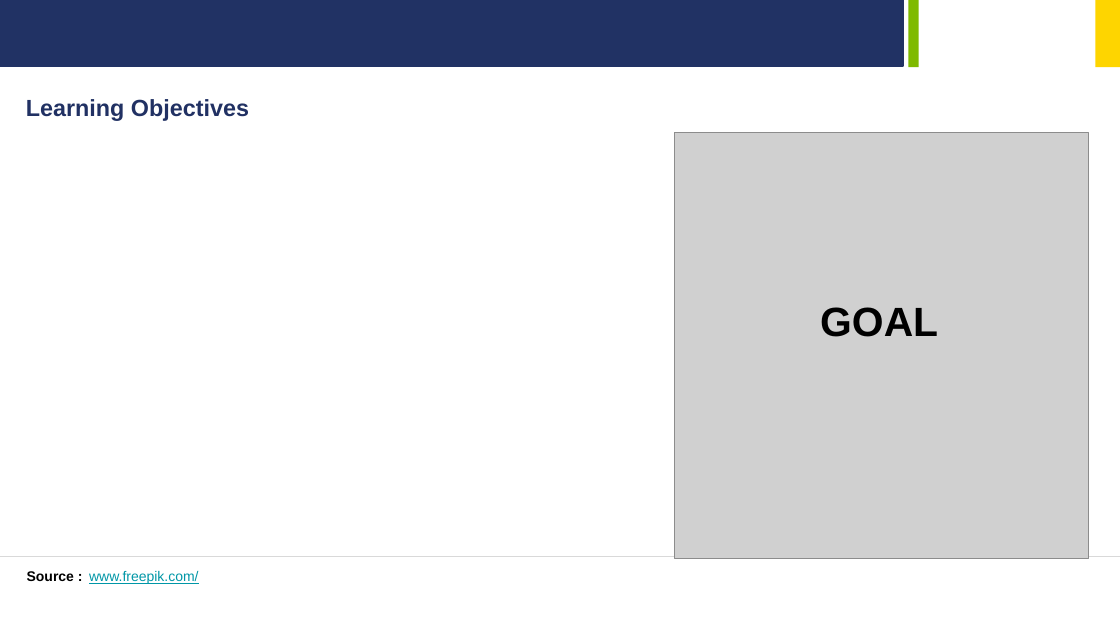
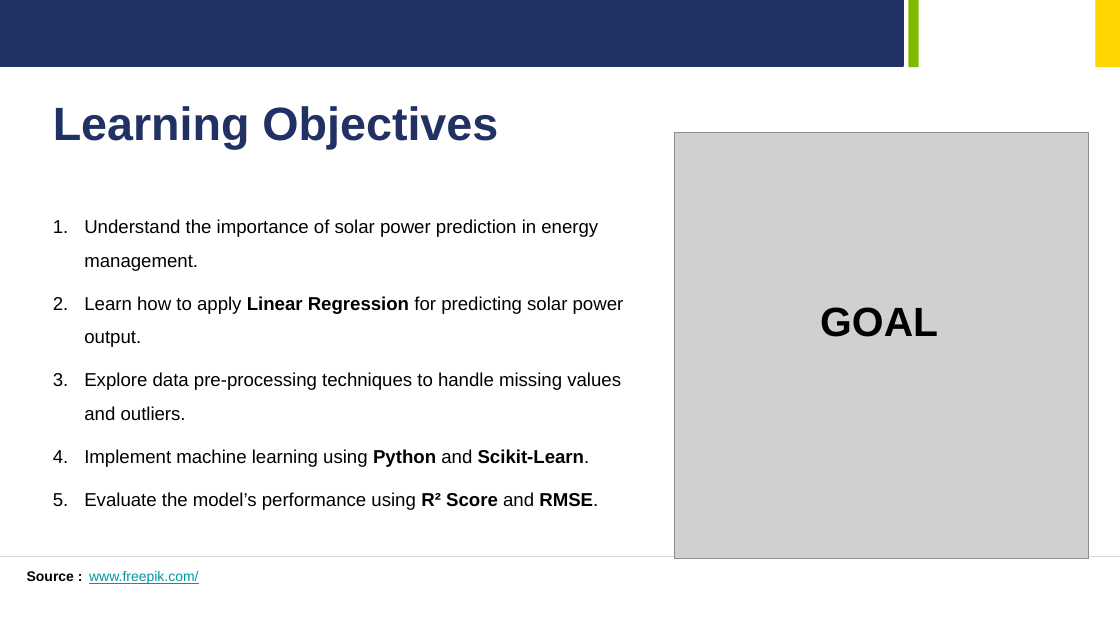
Before and after one commit to Dipan46/Predicting-Solar-Power-Output-using-Linear-Regression, a slide deck: slide 2 of ppt/Project_PPT.pptx. Drawn at 1120x630 pixels with LibreOffice and Linux fonts; fonts in the diff are those of the drawing; grey boxes stand for pictures; background and template pictures are left out. Boxes give left, top, right and bottom in pixels: in the first picture for what was removed or moved away, otherwise in the second. Text is boxed around its words. In the diff, an @@ line names an element or a change of style, - is before the commit and + after.

```diff
--- a/ppt/Project_PPT.pptx
+++ b/ppt/Project_PPT.pptx
@@ text "Learning Objectives": place and size @@
-text "Learning Objectives" at <box>26,99,249,121</box>
+text "Learning Objectives" at <box>53,106,498,149</box>
@@ text "Learning Objectives" at <box>53,106,498,149</box>: size 20 to 40 pt @@
@@ text added at <box>84,219,624,510</box>, 16 pt, text #000000 @@
+1. Understand the importance of solar power prediction in energy management.
+2. Learn how to apply Linear Regression for predicting solar power output.
+3. Explore data pre-processing techniques to handle missing values and outliers.
+4. Implement machine learning using Python and Scikit-Learn.
+5. Evaluate the model’s performance using R² Score and RMSE.
```
Also in this commit, not shown: 2 other slides changed, 5 slides added, 5 slides removed.
